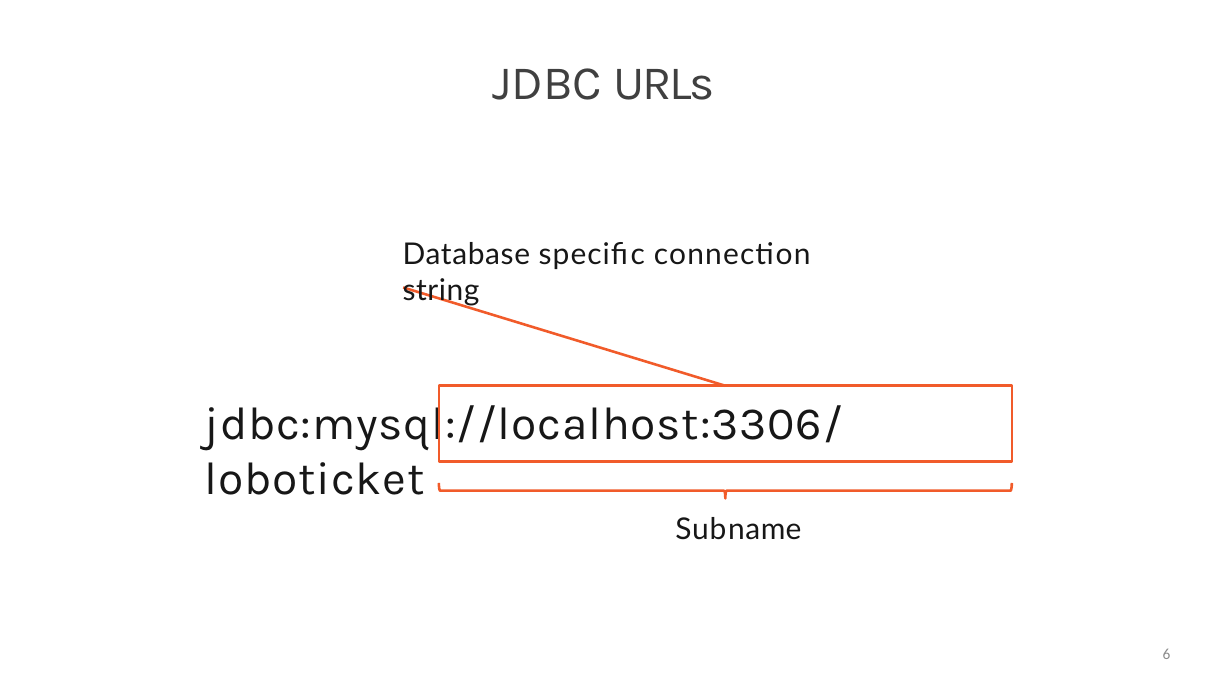
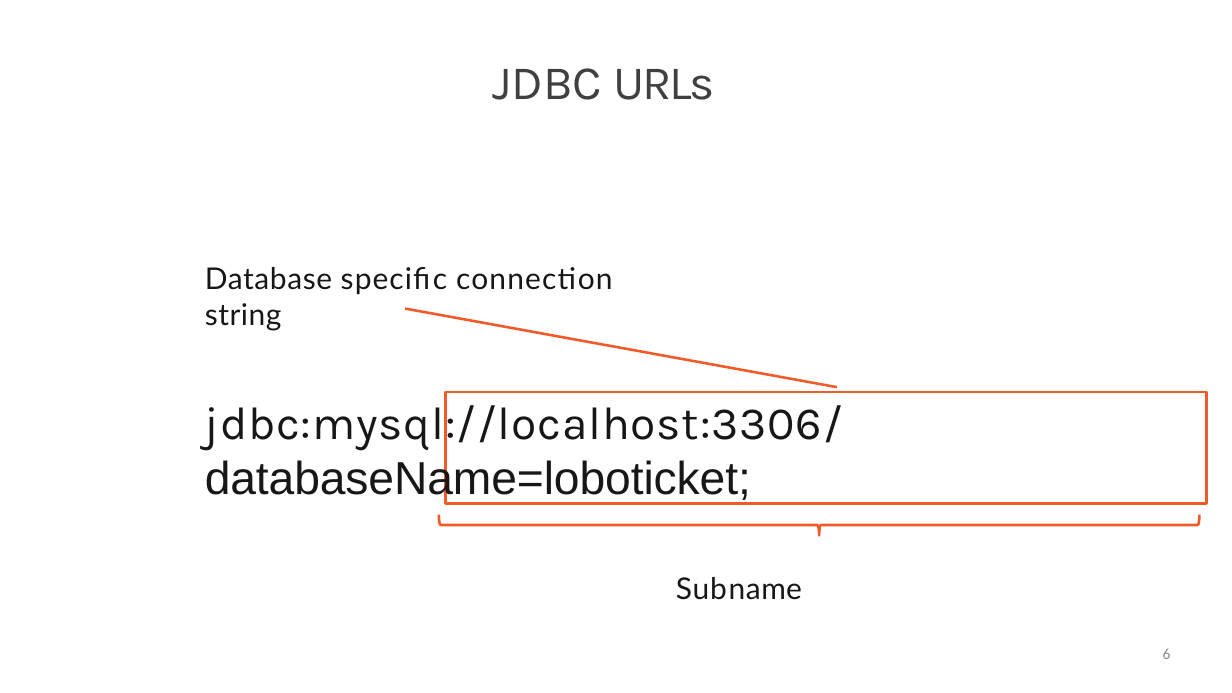
Before and after one commit to StevenJoseph19/Java, a slide deck: slide 6 of Day 6/Slides/4. Connecting to a Database/connecting-to-a-database-slides.pptx. Drawn at 1232x693 pixels with LibreOffice and Linux fonts; fonts in the diff are those of the drawing. Boxes give left, top, right and bottom in pixels: in the first picture for what was removed or moved away, otherwise in the second. Text is boxed around its words. In the diff, an @@ line names an element or a change of style, - is before the commit and + after.

```diff
--- a/Day 6/Slides/4. Connecting to a Database/connecting-to-a-database-slides.pptx
+++ b/Day 6/Slides/4. Connecting to a Database/connecting-to-a-database-slides.pptx
@@ text "Database specific connection string" moved from (x1=403, y1=242, x2=811, y2=306) to (x1=205, y1=267, x2=613, y2=331) @@
@@ freeform shape at (x1=405, y1=265, x2=837, y2=430): rotation 0 to 354 degrees; outline redrawn @@
@@ text at (x1=205, y1=398, x2=843, y2=504): text changed @@
-jdbc:mysql://localhost:3306/loboticket
+jdbc:mysql://localhost:3306/ databaseName=loboticket;
@@ freeform shape resized from (x1=439, y1=386, x2=1011, y2=461) to (x1=446, y1=392, x2=1207, y2=503) @@
@@ freeform shape resized from (x1=439, y1=483, x2=1011, y2=498) to (x1=439, y1=515, x2=1199, y2=536) @@
@@ text "Subname" moved from (x1=675, y1=517, x2=801, y2=540) to (x1=676, y1=577, x2=802, y2=600) @@
```
Also in this commit, not shown: 7 other slides changed, 7 other files.
